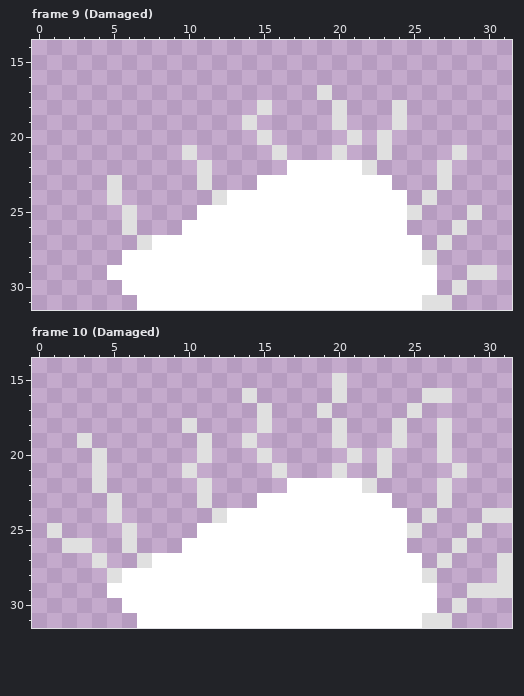
File history of a pixel-art file, dots/Aseprite drawings/Enemy01.aseprite. Above: the version before the commit.
32x32 pixels, 48 frames. Shown: frame 9 (Damaged): x 0..31, y 14..31; frame 10 (Damaged): x 0..31, y 14..31.
After the commit:
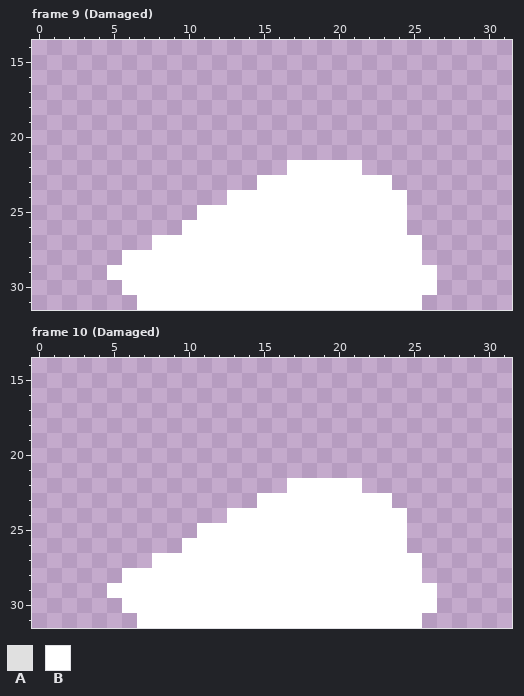
Palette (. is transparent): A #e0e0e0  B #ffffff
From the commit log: particle effects for enemy_1 and damage hitstop
What changed:
Changed rows in their new state; - is an unchanged pixel.
Frame 9 (Damaged):
first column x 5:
17 --------------.-----------
18 ----------.----.---.------
19 ---------.-----.---.------
20 ----------.-----.-.-------
21 -----.-----.---.--.----.--
22 ------.----------.----.---
23 .-----.---------------.---
24 .------.-------------.----
25 -.------------------.---.-
26 -.---------------------.--
27 --.-------------------.---
28 ---------------------.----
29 ------------------------..
30 -----------------------.--
31 ---------------------..---
Frame 10 (Damaged):
first column x 1:
15 -------------------.-----------
16 -------------.-----.-----..----
17 --------------.---.-----.------
18 ---------.----.----.---.--.----
19 --.-------.--.-----.---.--.----
20 ---.------.---.-----.-.---.----
21 ---.-----.-----.---.--.----.---
22 ---.------.----------.----.----
23 ----.-----.---------------.----
24 ----.------.-------------.---..
25 .----.------------------.---.--
26 -..--.---------------------.---
27 ---.--.-------------------.---.
28 ----.--------------------.----.
29 ----------------------------...
30 ---------------------------.---
31 -------------------------..----
Where, in picture pixels (left, top, right, bottom), the same in both pictures:
erased: (107, 85, 497, 310)
erased: (47, 373, 512, 628)
